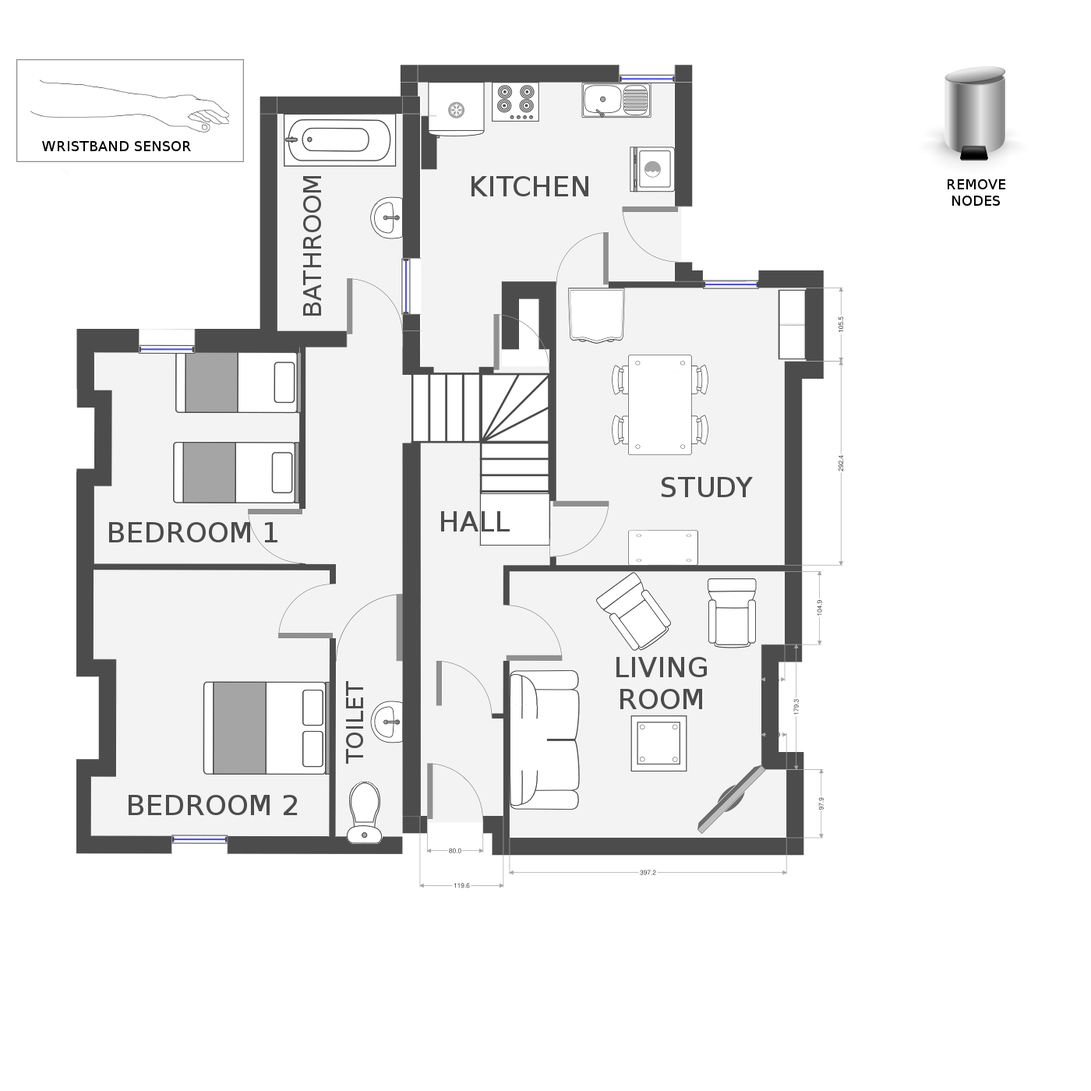
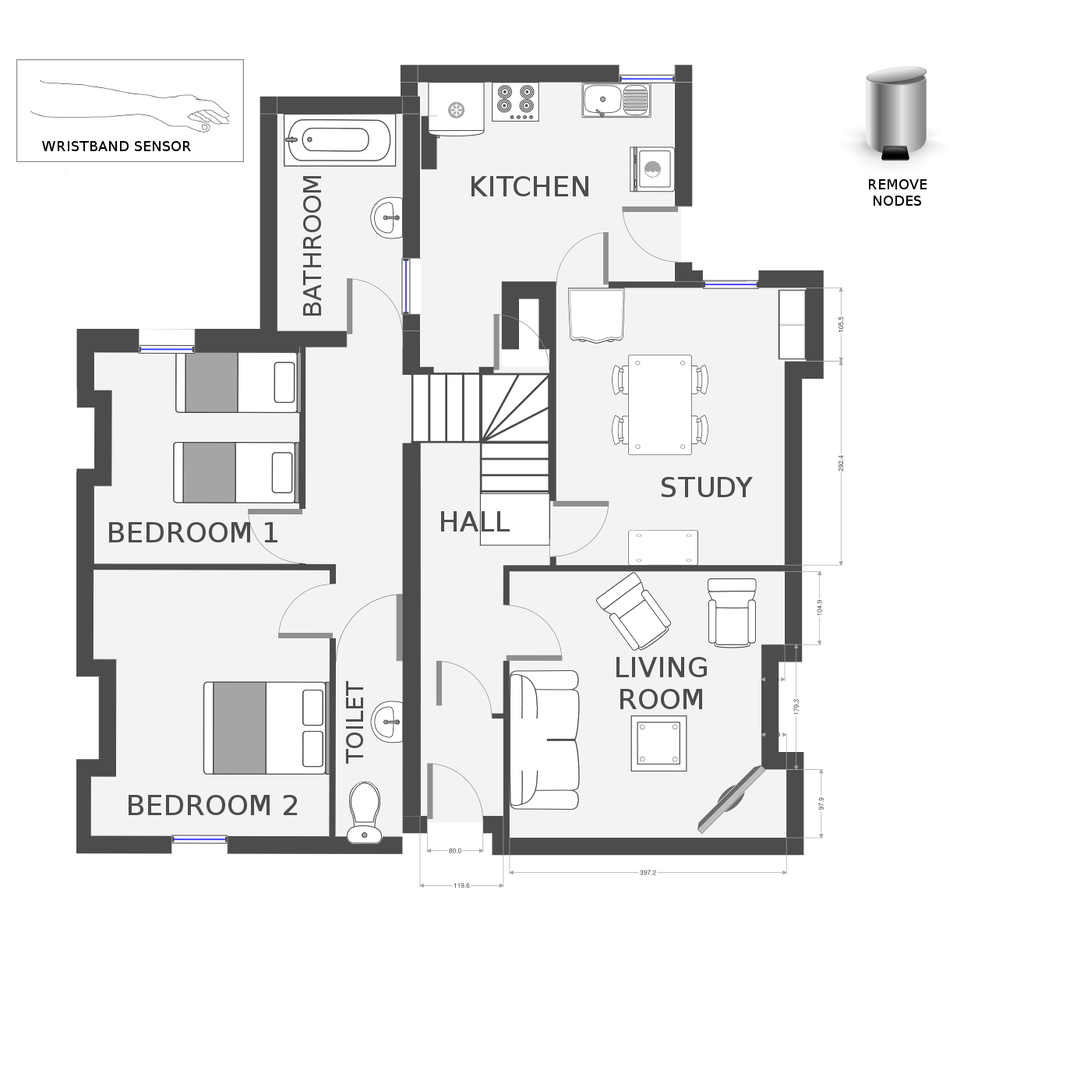
Comparing the layer stacks of the two 1091px x 1091px images. Changes:
painted on "sphere-house-s.png" over [841, 66, 1028, 206]
